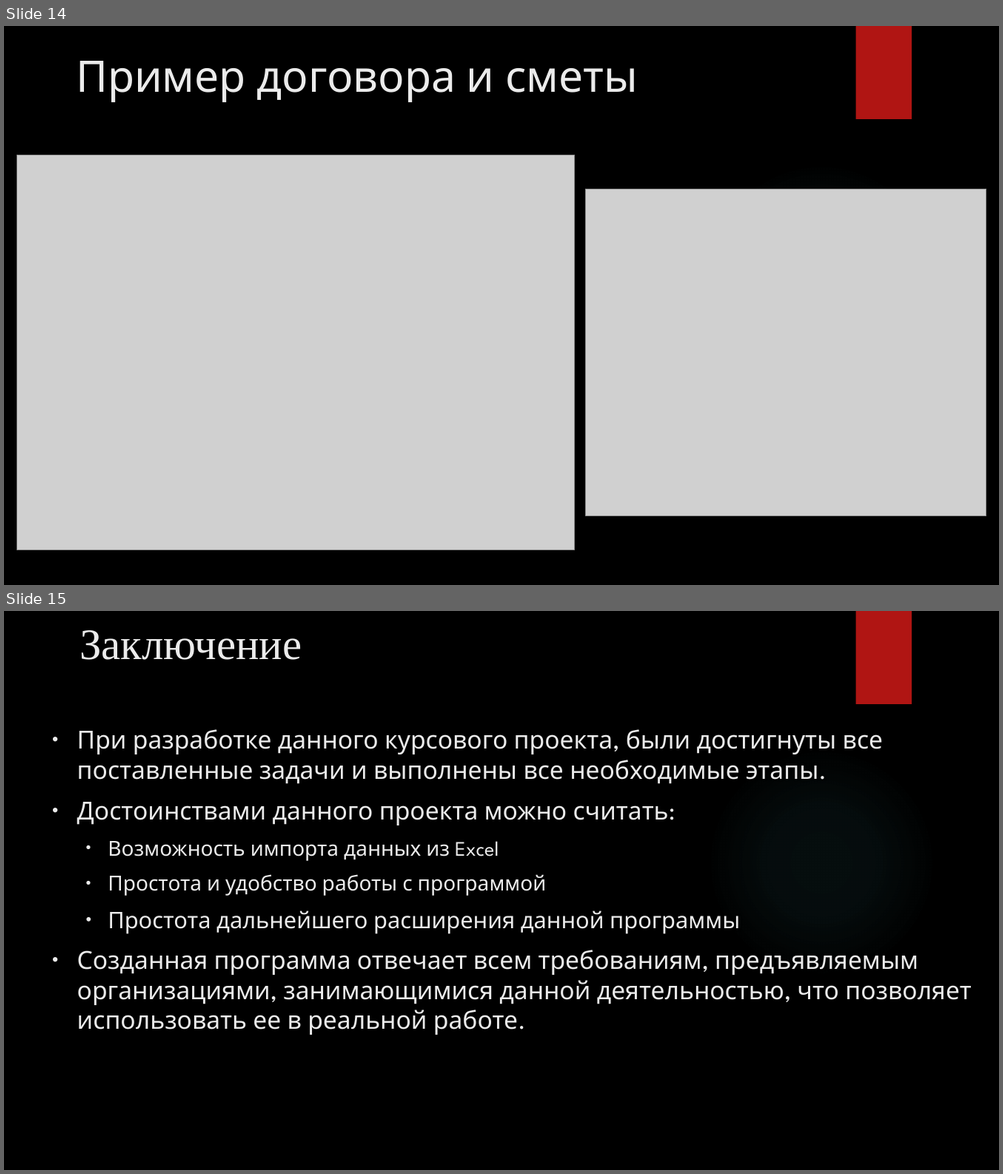
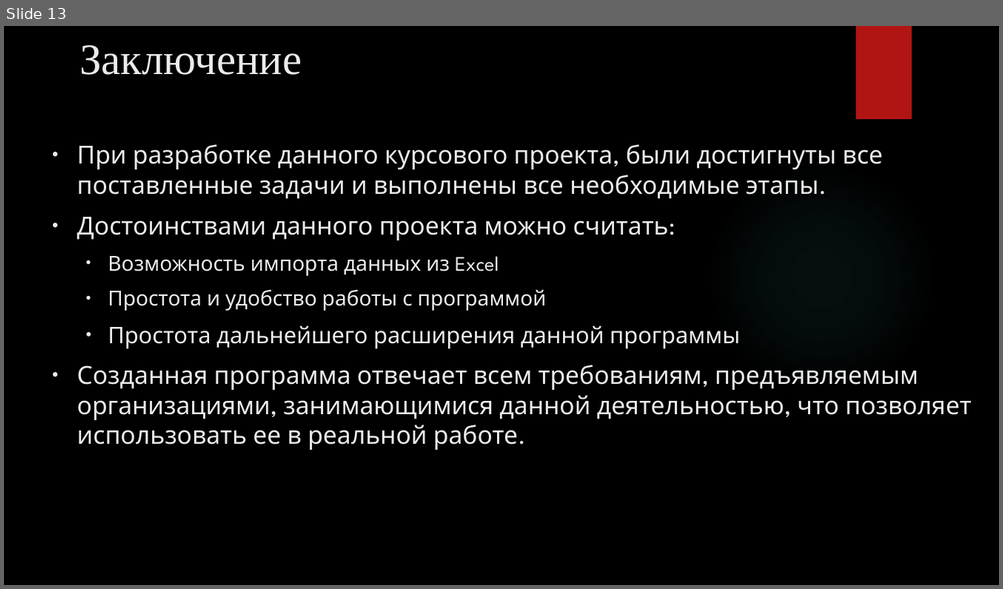
Before and after one commit to GENDOSMAL/Diplom, a slide deck: Documentation/Презентация к защите.pptx. Shown one above the other, each under a label of ours: slides 14 and 15 before the commit, slide 13 after it. The pictures are 1003x1174 and 1003x589 pixels, drawn with LibreOffice and Linux fonts; fonts in the diff are those of the drawing; grey boxes stand for pictures; background and template pictures are left out. Boxes give left, top, right and bottom in pixels: in the first picture for what was removed or moved away, otherwise in the second. Text is boxed around its words. In the diff, an @@ line names an element or a change of style, - is before the commit and + after.

```diff
--- a/Documentation/Презентация к защите.pptx
+++ b/Documentation/Презентация к защите.pptx
@@ slide 14 removed at <box>4,26,999,585</box>, background picture (left out); not listed: 2 template elements that a slide beside it also shows @@
@@ title removed at <box>76,61,637,102</box> @@
-Пример договора и сметы
@@ picture removed at <box>17,155,575,551</box> @@
@@ picture removed at <box>585,189,986,516</box> @@
@@ what was slide 15 is now slide 13 @@
```
Also in this commit, not shown: 9 slides changed, 2 slides added, 3 other slides removed, 7 other files.
